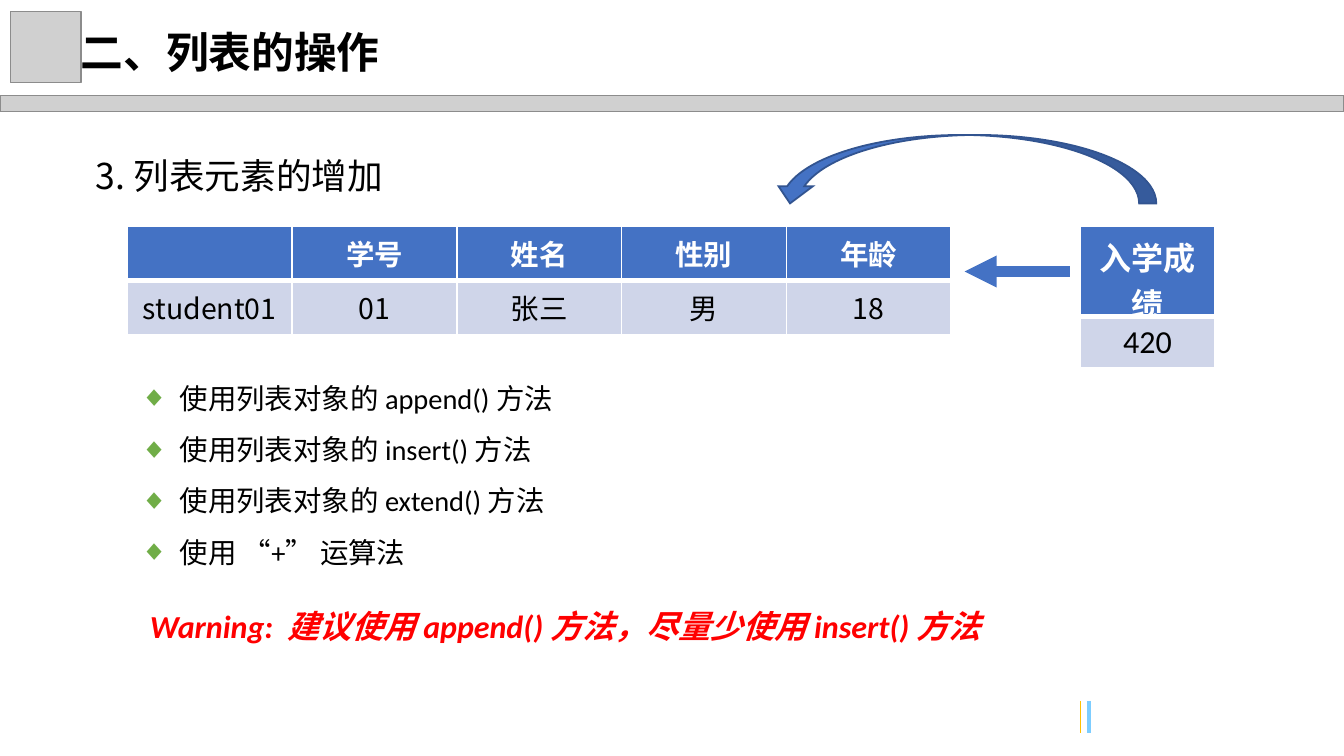
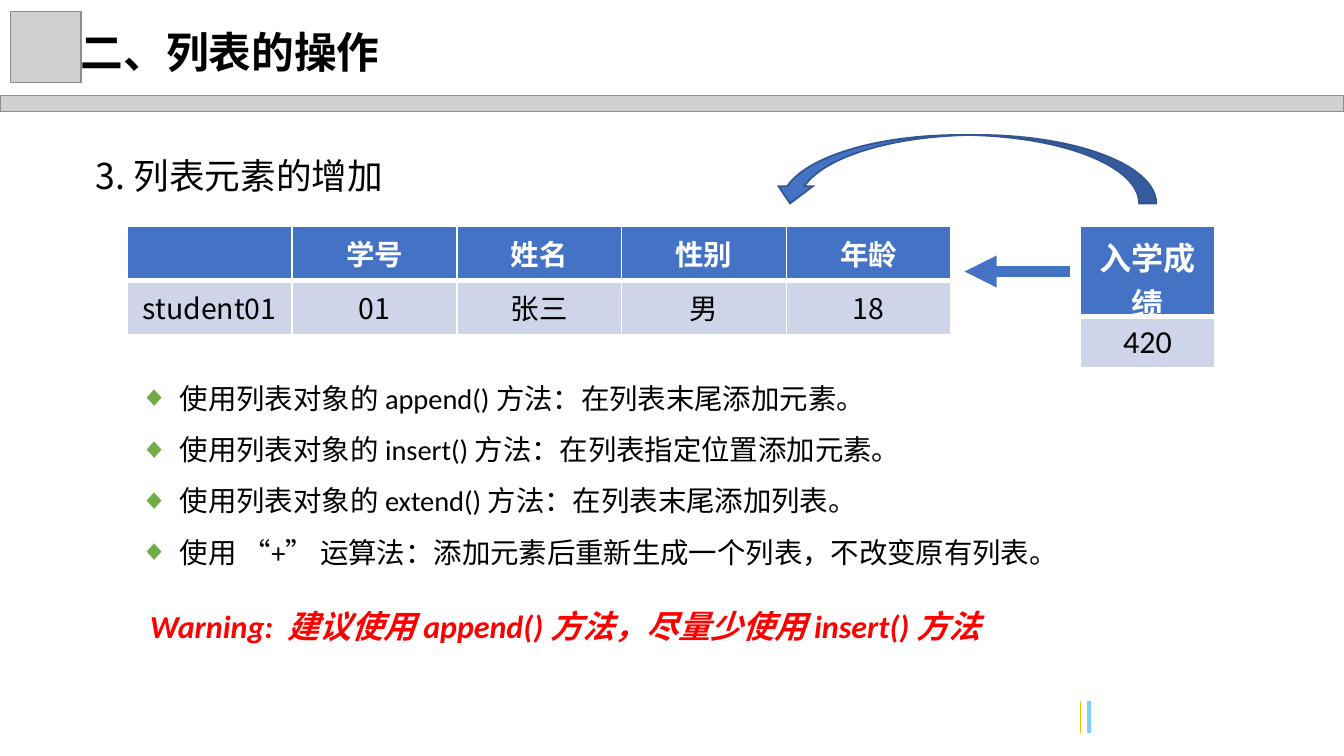
Before and after one commit to freeshow/LearningPython, a slide deck: slide 12 of Python 列表.pptx (slide 10 before the commit). Drawn at 1344x756 pixels with LibreOffice and Linux fonts; fonts in the diff are those of the drawing; grey boxes stand for pictures; background and template pictures are left out. Boxes give left, top, right and bottom in pixels: in the first picture for what was removed or moved away, otherwise in the second. Text is boxed around its words. In the diff, an @@ line names an element or a change of style, - is before the commit and + after.

```diff
--- a/Python 列表.pptx
+++ b/Python 列表.pptx
@@ text at bbox=[180, 385, 1057, 566]: text changed @@
-◆ 使用列表对象的 append() 方法
-◆ 使用列表对象的 insert() 方法
-◆ 使用列表对象的 extend() 方法
-◆ 使用 “+” 运算法
+◆ 使用列表对象的 append() 方法：在列表末尾添加元素。
+◆ 使用列表对象的 insert() 方法：在列表指定位置添加元素。
+◆ 使用列表对象的 extend() 方法：在列表末尾添加列表。
+◆ 使用 “+” 运算法：添加元素后重新生成一个列表，不改变原有列表。
```
Also in this commit, not shown: 9 other slides changed, 2 slides added, 2 slides removed, 5 other files.
